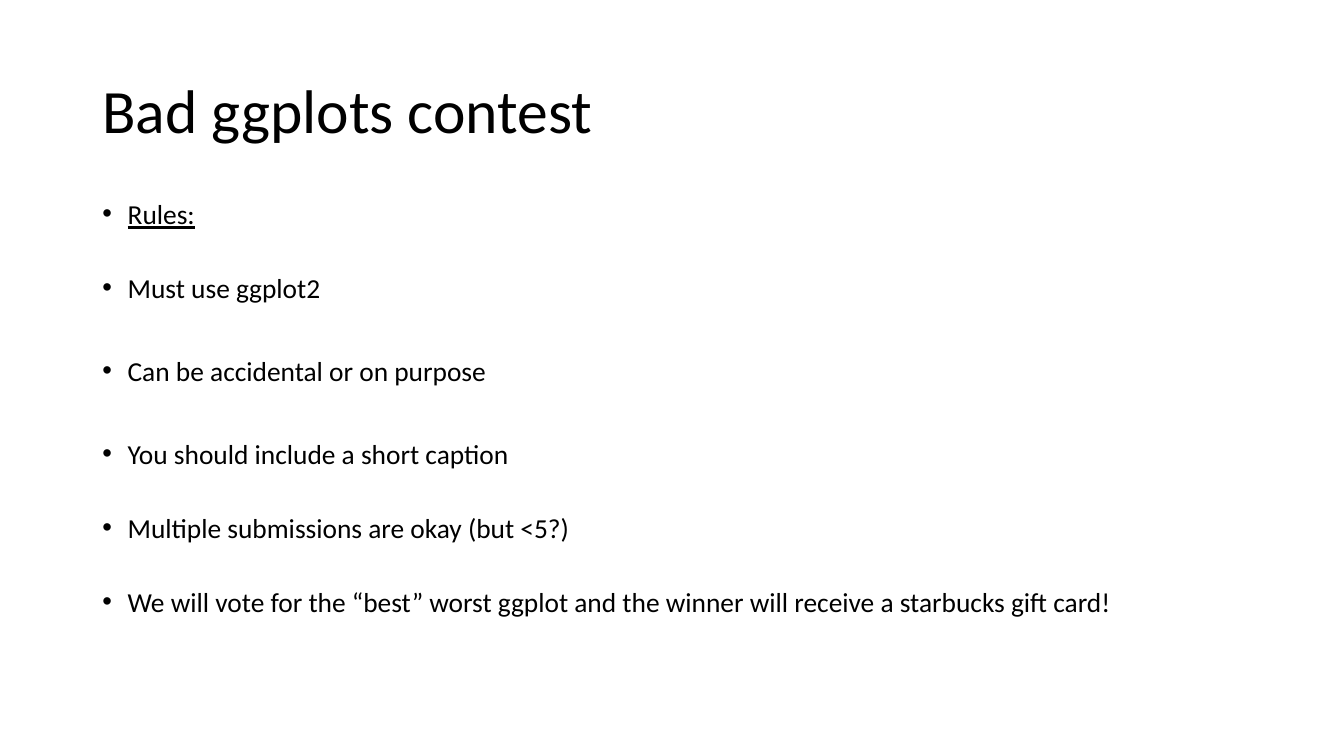
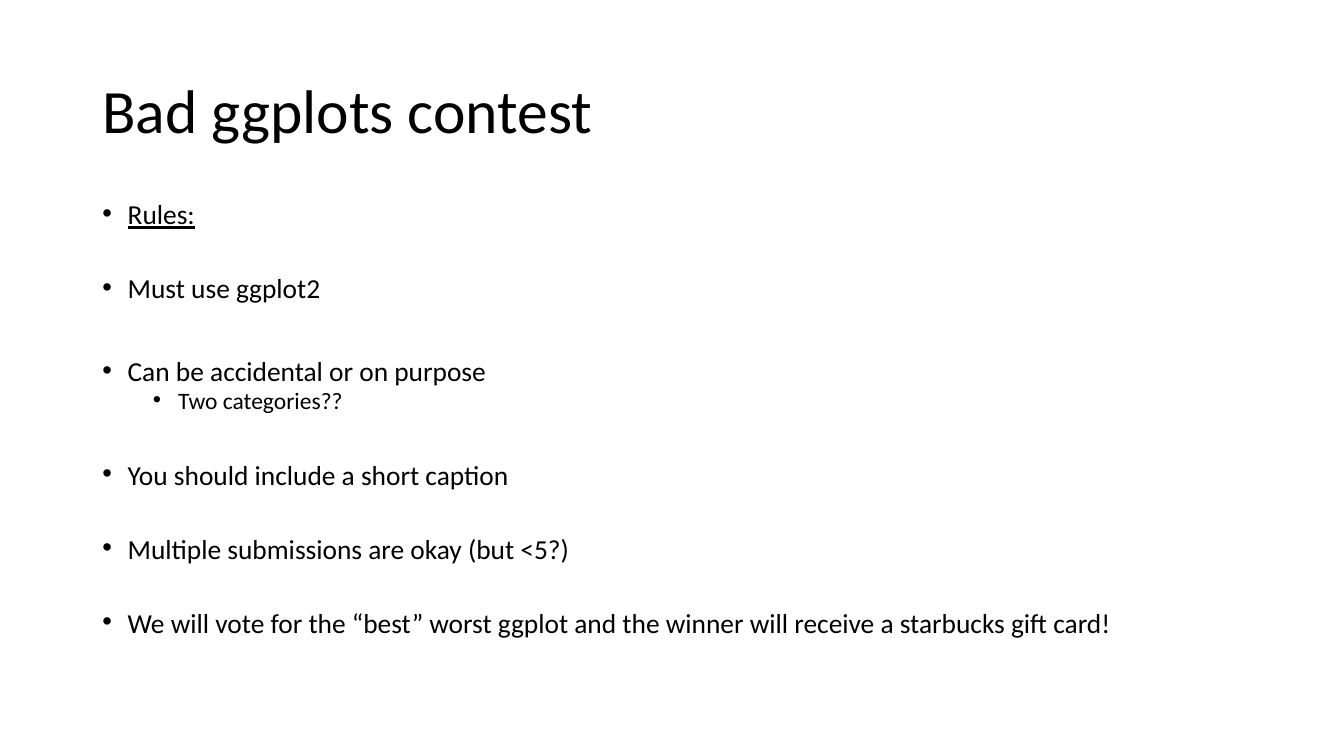
Before and after one commit to VTQuantMethodsEEB/klangwig, a slide deck: slide 6 of lectures/week_10_glms/le10_glms.pptx (slide 5 before the commit). Drawn at 1344x756 pixels with LibreOffice and Linux fonts; fonts in the diff are those of the drawing. Boxes give left, top, right and bottom in pixels: in the first picture for what was removed or moved away, otherwise in the second. Text is boxed around its words. In the diff, an @@ line names an element or a change of style, - is before the commit and + after.

```diff
--- a/lectures/week_10_glms/le10_glms.pptx
+++ b/lectures/week_10_glms/le10_glms.pptx
@@ text at [178,393,343,413]: paragraph added @@
+  • Two categories??
```
Also in this commit, not shown: 5 other slides changed, 3 slides added, 2 other files.
